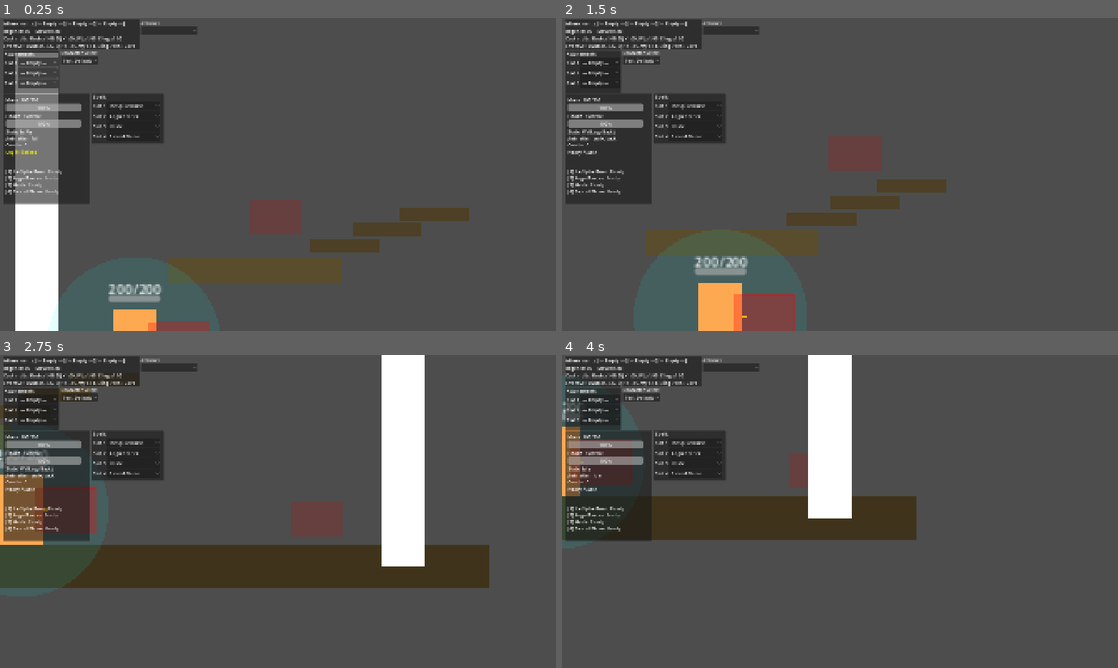
Above: before the commit, frames 1-4 (two rows, left to right).
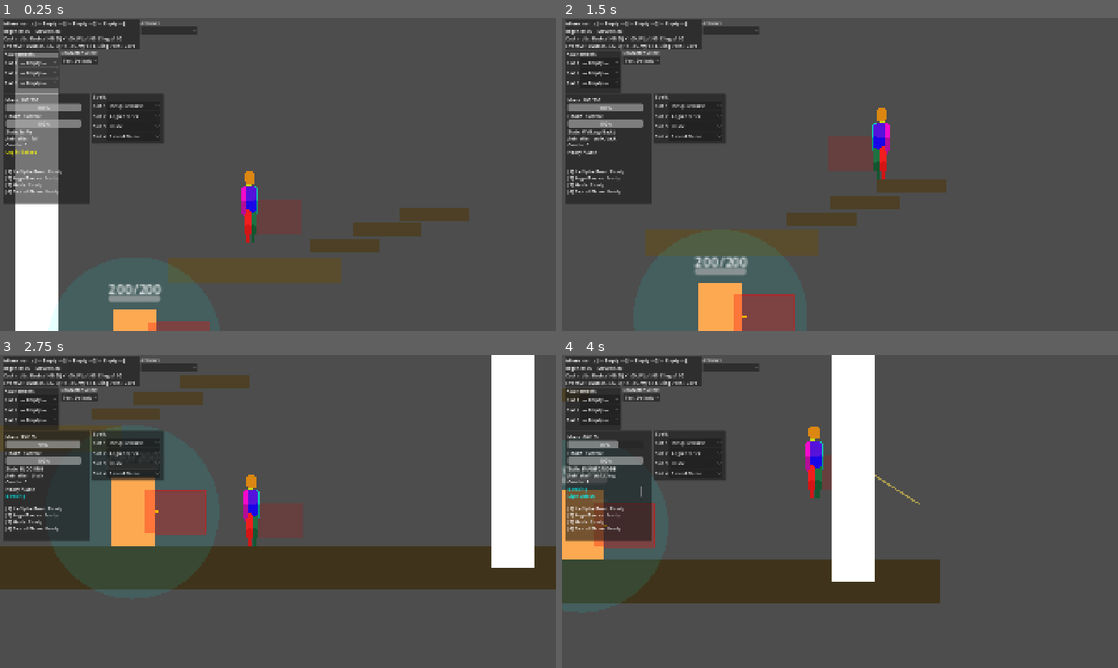
Above: after the commit, the same moments.

Repository: Korasyl/ManaBrawl
Game: Godot game, scene res://scenes/test_environment/test_environment.tscn
Same seed, same stepped clock (60 frames per second), same inputs: the game is played once before the commit and once after it.
Inputs (mouse positions are in pixels of both pictures, inside the frame that each line leads up to):
- Up to frame 1 (0.25 s): no input
- Up to frame 2 (1.5 s): move the mouse to (962, 158) at 0.52 s; press the mouse at (962, 158) at 0.53 s; hold D (move_right) from 0.53 s (still down); tap W (jump) at 0.77 s; right-click (962, 158) at 0.8 s; move the mouse to (728, 190) at 1.27 s; release the mouse at (728, 190) at 1.28 s; right-click (728, 190) at 1.35 s
- Up to frame 3 (2.75 s): tap W (jump) at 1.52 s; click (166, 527) at 1.55 s; move the mouse to (333, 442) at 2.02 s; release D (move_right) at 2.03 s; hold A (move_left) from 2.03 s (still down); hold Alt (block) from 2.03 s (still down); right-click (333, 442) at 2.3 s
- Up to frame 4 (4 s): move the mouse to (812, 574) at 2.77 s; release A (move_left) at 2.78 s; release Alt (block) at 2.78 s; hold D (move_right) from 2.78 s (still down); tap S (crouch) at 2.85 s; tap W (jump) at 3.02, 3.77 s; click (812, 574) at 3.05 s; move the mouse to (1006, 558) at 3.52 s; hold Right mouse button (ranged_mode) from 3.53 s (still down); tap Space (dash) at 3.6 s

The runs differ from the first frame. In frame 1, 0.5% of the frame differs, in the area x 43-47%, y 48-72%; in frame 2, 0.5%; in frame 3, 21%; in frame 4, 25%, in the area x 0-68%, y 0-80%.

Commit message:
Applied all patches, and adjusted position of crayola_default_rig.

Diff:
--- a/characters/player.gd
+++ b/characters/player.gd
@@ -1072,10 +1072,10 @@
 	if is_attacking:
 		attack_timer -= delta
 		# Anim-event-free hitbox timing (for attacks without method call tracks)
-	if crayola_rig and crayola_rig.get_active_melee_attack():
-		var elapsed := (crayola_rig.get_active_melee_attack().duration - attack_timer)
-		var should_be_active := crayola_rig.should_hitbox_be_active(elapsed)
-		melee_collision.disabled = not should_be_active
+		if crayola_rig and crayola_rig.get_active_melee_attack():
+			var elapsed := (crayola_rig.get_active_melee_attack().duration - attack_timer)
+			var should_be_active := crayola_rig.should_hitbox_be_active(elapsed)
+			melee_collision.disabled = not should_be_active
 		if attack_timer <= 0:
 			end_attack()
 
@@ -1426,9 +1426,8 @@
 		debug_hud.log_action("[color=cyan]Swapped to:[/color] %s" % stats.character_name)
 		update_hud()
 
-
-##	_load_character_rig()
-##	_current_weapon_pose = null  # Force re-evaluation of weapon state
+	_load_character_rig()
+	_current_weapon_pose = null  # Force re-evaluation of weapon state
 
 func set_attunement_slot(slot_index: int, a: Attunement) -> void:
 	if attunements == null:
@@ -1792,6 +1791,10 @@
 	if debug_hud:
 		debug_hud.log_action("[color=yellow]%s[/color]" % mode.mode_name)
 
+	# Advance arm sequence for rigs using alternating weapon hands.
+	if crayola_rig:
+		crayola_rig.advance_sequence()
+
 func _get_ranged_target_near_cursor(max_range_from_cursor: float, allow_self: bool = true, check_los: bool = false) -> Node:
 	var mouse_pos := get_global_mouse_position()
 	var nearest: Node = null
@@ -1901,6 +1904,9 @@
 		proj.get_node("ColorRect").color = mode.projectile_color
 
 func _get_projectile_spawn_base() -> Vector2:
+	# Prefer weapon muzzle point when available.
+	if crayola_rig:
+		return crayola_rig.get_projectile_spawn_position()
 	return global_position + projectile_spawn_offset
 
 # ---- Spell System ----
--- /dev/null
+++ b/characters/rigs/crayola_default_rig.tscn
@@ -0,0 +1,146 @@
+[gd_scene format=3 uid="uid://bsmrsaoeks55p"]
+
+[ext_resource type="Script" uid="uid://b48wi5kqmdndm" path="res://scripts/visuals/crayola_rig.gd" id="1_rig"]
+[ext_resource type="Texture2D" uid="uid://cyxkufsdvf5ye" path="res://sprites/crayola/bodyparts/Crayola_Stomach.png" id="2_stomach"]
+[ext_resource type="Texture2D" uid="uid://bv2dkdaxmkob6" path="res://sprites/crayola/bodyparts/Crayola_Chest.png" id="3_chest"]
+[ext_resource type="Texture2D" uid="uid://bccmb32jbh4el" path="res://sprites/crayola/bodyparts/Crayola_Neck.png" id="4_neck"]
+[ext_resource type="Texture2D" uid="uid://denulrhybbsr3" path="res://sprites/crayola/bodyparts/Crayola_Head.png" id="5_head"]
+[ext_resource type="Texture2D" uid="uid://cadhmv0tdse4k" path="res://sprites/crayola/bodyparts/Crayola_Front_Leg.png" id="6_fleg"]
+[ext_resource type="Texture2D" uid="uid://e0saynpb8wue" path="res://sprites/crayola/bodyparts/Crayola_Front_Foot.png" id="7_ffoot"]
+[ext_resource type="Texture2D" uid="uid://6rqfe1ewruq" path="res://sprites/crayola/bodyparts/Crayola_Back_Leg.png" id="8_bleg"]
+[ext_resource type="Texture2D" uid="uid://mqyy3r3hteyd" path="res://sprites/crayola/bodyparts/Crayola_Back_Foot.png" id="9_bfoot"]
+[ext_resource type="Texture2D" uid="uid://dblakvp84nuti" path="res://sprites/crayola/bodyparts/Crayola_Front_Arm.png" id="10_farm"]
+[ext_resource type="Texture2D" uid="uid://crfjx25d7638c" path="res://sprites/crayola/bodyparts/Crayola_Front_Hand.png" id="11_fhand"]
+[ext_resource type="Texture2D" uid="uid://qcw1dqkpejp6" path="res://sprites/crayola/bodyparts/Crayola_Back_Arm.png" id="12_barm"]
+[ext_resource type="Texture2D" uid="uid://c6doc67hmr6er" path="res://sprites/crayola/bodyparts/Crayola_Back_Hand.png" id="13_bhand"]
+
+[sub_resource type="Animation" id="Animation_idle"]
+resource_name = "idle"
+loop_mode = 1
+
+[sub_resource type="Animation" id="Animation_oneshot_heavy_attack"]
+resource_name = "oneshot_heavy_attack"
+length = 0.45
+
+[sub_resource type="Animation" id="Animation_oneshot_light_attack"]
+resource_name = "oneshot_light_attack"
+length = 0.3
+
+[sub_resource type="AnimationLibrary" id="AnimationLibrary_1"]
+_data = {
+&"idle": SubResource("Animation_idle"),
+&"oneshot_heavy_attack": SubResource("Animation_oneshot_heavy_attack"),
+&"oneshot_light_attack": SubResource("Animation_oneshot_light_attack")
+}
+
+[node name="CrayolaRig" type="Node2D" unique_id=87643186]
+script = ExtResource("1_rig")
+
+[node name="StomachPivot" type="Node2D" parent="." unique_id=369431116]
+position = Vector2(0, -25)
+
+[node name="Stomach" type="Sprite2D" parent="StomachPivot" unique_id=267454639]
+z_index = 4
+position = Vector2(-5, -16)
+texture = ExtResource("2_stomach")
+centered = false
+
+[node name="ChestPivot" type="Node2D" parent="StomachPivot" unique_id=596155801]
+
+[node name="Chest" type="Sprite2D" parent="StomachPivot/ChestPivot" unique_id=1531807932]
+z_index = 6
+position = Vector2(-5, -16)
+texture = ExtResource("3_chest")
+centered = false
+
+[node name="NeckPivot" type="Node2D" parent="StomachPivot/ChestPivot" unique_id=543778232]
+position = Vector2(-1, -8)
+
+[node name="Neck" type="Sprite2D" parent="StomachPivot/ChestPivot/NeckPivot" unique_id=407874103]
+z_index = 5
+position = Vector2(-4, -8)
+texture = ExtResource("4_neck")
+centered = false
+
+[node name="HeadPivot" type="Node2D" parent="StomachPivot/ChestPivot/NeckPivot" unique_id=838901633]
+position = Vector2(0, -2)
+
+[node name="Head" type="Sprite2D" parent="StomachPivot/ChestPivot/NeckPivot/HeadPivot" unique_id=1604070406]
+z_index = 7
+position = Vector2(-4, -6)
+texture = ExtResource("5_head")
+centered = false
+
+[node name="FrontArmPivot" type="Node2D" parent="StomachPivot/ChestPivot" unique_id=574278087]
+position = Vector2(-3, -8)
+
+[node name="FrontUpperArm" type="Sprite2D" parent="StomachPivot/ChestPivot/FrontArmPivot" unique_id=1884890851]
+z_index = 11
+position = Vector2(-2, -8)
+texture = ExtResource("10_farm")
+centered = false
+
+[node name="FrontForearmPivot" type="Node2D" parent="StomachPivot/ChestPivot/FrontArmPivot" unique_id=303713938]
+position = Vector2(-1, 8)
+
+[node name="FrontHand" type="Sprite2D" parent="StomachPivot/ChestPivot/FrontArmPivot/FrontForearmPivot" unique_id=213867076]
+z_index = 10
+position = Vector2(-1, -16)
+texture = ExtResource("11_fhand")
+centered = false
+
+[node name="BackArmPivot" type="Node2D" parent="StomachPivot/ChestPivot" unique_id=581286312]
+position = Vector2(2, -8)
+
+[node name="BackUpperArm" type="Sprite2D" parent="StomachPivot/ChestPivot/BackArmPivot" unique_id=834626255]
+position = Vector2(-7, -8)
+texture = ExtResource("12_barm")
+centered = false
+
+[node name="BackForearmPivot" type="Node2D" parent="StomachPivot/ChestPivot/BackArmPivot" unique_id=610241724]
+position = Vector2(1, 8)
+
+[node name="BackHand" type="Sprite2D" parent="StomachPivot/ChestPivot/BackArmPivot/BackForearmPivot" unique_id=1874548800]
+z_index = 1
+position = Vector2(-8, -16)
+texture = ExtResource("13_bhand")
+centered = false
+
+[node name="FrontLegPivot" type="Node2D" parent="StomachPivot" unique_id=1122603521]
+position = Vector2(-1, 6)
+
+[node name="FrontLeg" type="Sprite2D" parent="StomachPivot/FrontLegPivot" unique_id=624244841]
+z_index = 9
+position = Vector2(-4, -22)
+texture = ExtResource("6_fleg")
+centered = false
+
+[node name="FrontFootPivot" type="Node2D" parent="StomachPivot/FrontLegPivot" unique_id=241426667]
+position = Vector2(-1, 8)
+
+[node name="FrontFoot" type="Sprite2D" parent="StomachPivot/FrontLegPivot/FrontFootPivot" unique_id=1558929150]
+z_index = 8
+position = Vector2(-3, -30)
+texture = ExtResource("7_ffoot")
+centered = false
+
+[node name="BackLegPivot" type="Node2D" parent="StomachPivot" unique_id=1265308212]
+position = Vector2(2, 7)
+
+[node name="BackLeg" type="Sprite2D" parent="StomachPivot/BackLegPivot" unique_id=1192665990]
+z_index = 3
+position = Vector2(-7, -23)
+texture = ExtResource("8_bleg")
+centered = false
+
+[node name="BackFootPivot" type="Node2D" parent="StomachPivot/BackLegPivot" unique_id=118572630]
+position = Vector2(0, 7)
+
+[node name="BackFoot" type="Sprite2D" parent="StomachPivot/BackLegPivot/BackFootPivot" unique_id=416736573]
+z_index = 2
+position = Vector2(-7, -30)
+texture = ExtResource("9_bfoot")
+centered = false
+
+[node name="AnimationPlayer" type="AnimationPlayer" parent="." unique_id=1321245019]
+libraries/ = SubResource("AnimationLibrary_1")
--- /dev/null
+++ b/characters/weapons/crayola_wand.tscn
@@ -0,0 +1,39 @@
+[gd_scene load_steps=4 format=3]
+
+[ext_resource type="Script" path="res://scripts/visuals/weapon_sprite.gd" id="1_ws"]
+[ext_resource type="Texture2D" path="res://sprites/crayola/bodyparts/Crayola_Front_Hand.png" id="2_tex"]
+
+[sub_resource type="Animation" id="Animation_idle"]
+resource_name = "idle"
+length = 0.6
+loop_mode = 1
+
+[sub_resource type="AnimationLibrary" id="AnimationLibrary_1"]
+_data = {
+&"idle": SubResource("Animation_idle")
+}
+
+[node name="CrayolaWand" type="Node2D"]
+script = ExtResource("1_ws")
+idle_animation = &"idle"
+
+[node name="Sprite2D" type="Sprite2D" parent="."]
+texture = ExtResource("2_tex")
+offset = Vector2(-2, -12)
+
+[node name="MuzzlePoint" type="Marker2D" parent="."]
+position = Vector2(0, -18)
+
+[node name="EffectAnchor" type="Marker2D" parent="."]
+position = Vector2(0, -12)
+
+[node name="TrailOrigin" type="Marker2D" parent="."]
+position = Vector2(0, -16)
+
+[node name="ImpactPoint" type="Marker2D" parent="."]
+position = Vector2(0, -8)
+
+[node name="AnimationPlayer" type="AnimationPlayer" parent="."]
+libraries = {
+&"": SubResource("AnimationLibrary_1")
+}
--- a/resources/character_stats/default_character_stats.tres
+++ b/resources/character_stats/default_character_stats.tres
@@ -1,14 +1,22 @@
 [gd_resource type="Resource" script_class="CharacterStats" format=3 uid="uid://bxedo12ho0f4l"]
 
-[ext_resource type="Script" uid="uid://s4jsexs1g15d" path="res://scripts/character_stats.gd" id="1_ja6m7"]
-[ext_resource type="Resource" path="res://resources/ranged_modes/default_free_aim.tres" id="2_rnged"]
+[ext_resource type="Script" uid="uid://s4jsexs1g15d" path="res://scripts/character_stats.gd" id="1_stats"]
+[ext_resource type="PackedScene" path="res://characters/rigs/crayola_default_rig.tscn" id="2_rig"]
+[ext_resource type="Resource" path="res://resources/weapon_poses/crayola_default_pose.tres" id="3_pose"]
+[ext_resource type="Resource" path="res://resources/melee_attacks/crayola_light.tres" id="4_light"]
+[ext_resource type="Resource" path="res://resources/melee_attacks/crayola_heavy.tres" id="5_heavy"]
+[ext_resource type="Resource" path="res://resources/ranged_modes/default_free_aim.tres" id="6_rnged"]
 
 [resource]
-script = ExtResource("1_ja6m7")
+script = ExtResource("1_stats")
 character_name = "Test_Default"
+rig_scene = ExtResource("2_rig")
+default_weapon_pose = ExtResource("3_pose")
 wall_jump_cost = 1.0
 wall_cling_drain = 7.0
 coalescence_multiplier = 6.0
 knockback_force = 800.0
-ranged_mode = ExtResource("2_rnged")
+light_attack_data = ExtResource("4_light")
+heavy_attack_data = ExtResource("5_heavy")
+ranged_mode = ExtResource("6_rnged")
 metadata/_custom_type_script = "uid://s4jsexs1g15d"
--- /dev/null
+++ b/resources/melee_attacks/crayola_heavy.tres
@@ -0,0 +1,11 @@
+[gd_resource type="Resource" script_class="MeleeAttackData" format=3]
+
+[ext_resource type="Script" path="res://scripts/combat/melee_attack_data.gd" id="1_attack"]
+
+[resource]
+script = ExtResource("1_attack")
+attack_name = "Crayola Heavy"
+animation_name = &"oneshot_heavy_attack"
+duration = 0.45
+hitbox_active_start = 0.12
+hitbox_active_end = 0.35
--- /dev/null
+++ b/resources/melee_attacks/crayola_light.tres
@@ -0,0 +1,11 @@
+[gd_resource type="Resource" script_class="MeleeAttackData" format=3]
+
+[ext_resource type="Script" path="res://scripts/combat/melee_attack_data.gd" id="1_attack"]
+
+[resource]
+script = ExtResource("1_attack")
+attack_name = "Crayola Light"
+animation_name = &"oneshot_light_attack"
+duration = 0.3
+hitbox_active_start = 0.05
+hitbox_active_end = 0.2
--- a/resources/ranged_modes/default_free_aim.tres
+++ b/resources/ranged_modes/default_free_aim.tres
@@ -1,8 +1,11 @@
 [gd_resource type="Resource" script_class="RangedModeData" format=3 uid="uid://bklsp5uj1r7r3"]
 
 [ext_resource type="Script" uid="uid://k6koplk8b1p2" path="res://scripts/combat/ranged_mode_data.gd" id="1_rmd"]
+[ext_resource type="Resource" path="res://resources/weapon_poses/crayola_default_pose.tres" id="2_pose"]
 
 [resource]
 script = ExtResource("1_rmd")
-aim_idle_pose = Vector2(0, -0.5)
-aim_idle_elbow = Vector2(0, -5)
+mode_name = "Basic Ranged"
+mode_type = "free_aim"
+weapon_pose = ExtResource("2_pose")
+metadata/_custom_type_script = "uid://k6koplk8b1p2"
--- a/resources/spells/test_spell.tres
+++ b/resources/spells/test_spell.tres
@@ -1,9 +1,11 @@
 [gd_resource type="Resource" script_class="SpellData" format=3 uid="uid://b54xyeddu3bgs"]
 
-[ext_resource type="Script" uid="uid://b6vugw0yoomsi" path="res://scripts/combat/spell_data.gd" id="1_hwg6g"]
+[ext_resource type="Script" uid="uid://b6vugw0yoomsi" path="res://scripts/combat/spell_data.gd" id="1_spell"]
+[ext_resource type="Resource" path="res://resources/weapon_poses/crayola_default_pose.tres" id="2_pose"]
 
 [resource]
-script = ExtResource("1_hwg6g")
+script = ExtResource("1_spell")
 spell_name = "Test Spell"
 description = "A basic test projectile for debugging purposes."
+weapon_pose = ExtResource("2_pose")
 metadata/_custom_type_script = "uid://b6vugw0yoomsi"
--- /dev/null
+++ b/resources/weapon_poses/crayola_default_pose.tres
@@ -0,0 +1,10 @@
+[gd_resource type="Resource" script_class="WeaponPoseData" format=3]
+
+[ext_resource type="Script" path="res://scripts/resources/weapon_pose_data.gd" id="1_pose"]
+[ext_resource type="PackedScene" path="res://characters/weapons/crayola_wand.tscn" id="2_weapon"]
+
+[resource]
+script = ExtResource("1_pose")
+aim_arm_flags = 1
+weapon_scene = ExtResource("2_weapon")
+weapon_hand = "Front"
